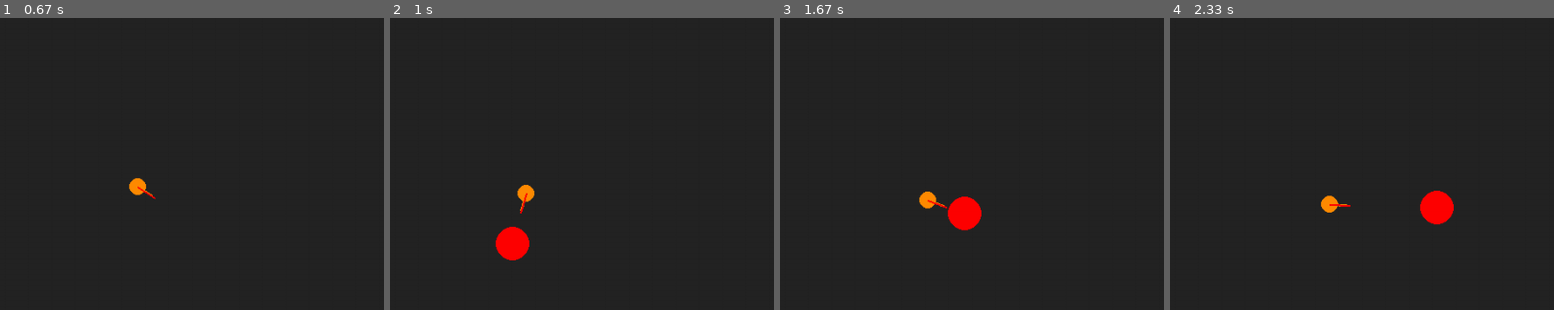
Above: before the commit, frames 1-4 (left to right).
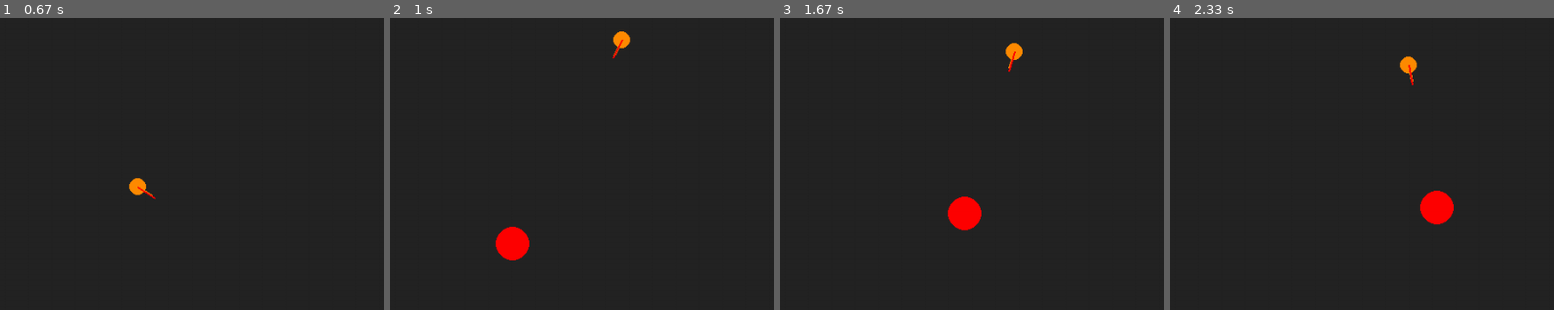
Above: after the commit, the same moments.

Repository: VitruviusTheMighty/Maestro
Game: pygame game, started from portfolio/projects/project-5-flocking/steering_game.py
Two runs of this game, one before a commit and one after it. Both use one fixed random seed, a clock stepped at 60 frames per second and the inputs below.
Inputs (mouse positions are % of the whole screen's width and height, from its top left):
- Up to frame 1 (0.67 s): click (56, 55) at 0.38 s
- Up to frame 2 (1 s): click (21, 39) at 0.72 s
- Up to frame 3 (1.67 s): click (97, 94) at 1.05 s; click (29, 33) at 1.38 s
- Up to frame 4 (2.33 s): click (56, 69) at 1.72 s; click (40, 32) at 2.05 s
The pictures show only the part of the screen within x 5-55%, y 0-50%; the shares and areas given below are measured in that part.

Frame 1 is identical in both runs. In frame 2, 0.5% of the frame differs, in the area x 33-63%, y 4-67%; in frame 3, 0.5%; in frame 4, 0.5%.

Commit message:
steering

Diff:
--- a/portfolio/projects/project-5-flocking/moving_ball_2d.py
+++ b/portfolio/projects/project-5-flocking/moving_ball_2d.py
@@ -12,6 +12,16 @@
 
 from vector import Vector
 
+def getDistance(v1:Vector, v2:Vector) -> float:
+    """
+    Gets the distance between two vectors
+    """
+    distx = (v2.x - v1.x)
+    disty = (v2.y - v1.y)
+
+    return math.sqrt(distx**2) + math.sqrt(disty**2)
+
+
 class MovingBall :
 
     p = Vector(0.0,0.0)
@@ -22,13 +32,11 @@
     v = Vector(0.0, 0.0)
     a = Vector(0.0, 0.0)
 
-
     e = 0.0
 
     speedlimit = Vector(500.0, 500.0)
 
     color = pygame.color.Color('darkgreen')
-
 
     def __init__ (self, x, y, r, m, color, xv, yv):
         self.p = Vector(float(x), float(y))
@@ -38,10 +46,8 @@
         self.v = Vector(float(xv),float(yv))
         self.drawvec = True
 
-
     def set_elasticity (self, e):
         self.e = e
-
 
     def move (self, dt, world):
         total_acceleration = self.a + world.gravity
@@ -49,7 +55,6 @@
         self.clamp_v ()
         self.stop_v ()
         self.p = self.p + (self.v *dt*world.timescale)
-
 
     def collide_edge (self, world):
         width = world.width
@@ -67,7 +72,6 @@
             self.p.y = height-self.r
             self.v.y *= -1
 
-
     def collide_object (self, other):
         """ Check whether there is a collision with another object. If
         so, calculate the impulse j due to the impact and apply
@@ -78,7 +82,6 @@
             j = (-(1+self.e)*self.v.minus(o.v).dot(n))/(n.dot(n)*(1/self.m + 1/o.m))
             self.apply_impulse (j, n)
             o.apply_impulse (-j, n)
-
 
     def collide (self, other):
         """
@@ -99,12 +102,10 @@
         else:
             return None
 
-
     def apply_impulse (self, j, n):
         """ j is the impulse; n the collision normal, i.e. the
         direction along which the impact happens."""
         self.v = self.v + n * (j / self.m)
-
 
     def repair_position (self, rel_pos, other):
         """ If two objects overlap, move them apart so that they are
@@ -122,20 +123,21 @@
             self.p = self.p + (rel_pos*repair*(other.m/(self.m+other.m)))
             other.p = other.p + (rel_pos* -1 * repair*(self.m/(self.m+other.m)))
 
-
     def clamp_v (self):
         """ Reset the velocity in either dimension to the speed limit
         if it should be faster than the speed limit."""
         if self.v.length() > self.speedlimit.length():
             self.v = self.v.normalize() * (self.speedlimit.length())
 
-
     def stop_v (self):
         """ Reset the velocity to 0 if it gets very close. """
-
         if self.v.length() < 5:
             self.v = Vector (0,0)
 
-
     def draw (self, window):
         pygame.draw.circle(window, self.color, (int(self.p.x),int(self.p.y)),self.r)
+
+    def getDistance(self, otherBall) -> float:
+        """Gets the distance between this and another ball"""
+        # assert isinstance(otherBall, type(self))
+        return getDistance(self.p, otherBall.p)
--- a/portfolio/projects/project-5-flocking/steering_ball.py
+++ b/portfolio/projects/project-5-flocking/steering_ball.py
@@ -8,10 +8,29 @@
 
     beak_tip = Vector(0,20)
 
-    speedlimit = Vector(500,500)
+    def __init__ (self, x, y, r, m, color, xv, yv):
+
+        super().__init__(x,y,r,m,color,xv,yv)
+        self.speedlimit = Vector(500,500)
+        self.defaultspeed = self.speedlimit
+        self.fleespeed = Vector(5000,5000)
+
+
+
+    # fleespeed = Vector(1000, 1000)
+
+
 
     # All steering inputs
     steering = []
+
+    # def change_speed(self, mode):
+    #     if mode > 1:
+    #         speedlimit = Vector(1000, 1000)
+    #     else:
+    #         speedlimit
+
+
 
     def draw (self, window):
         # draw the body
@@ -40,8 +59,7 @@
             self.v += s
 
 
-    def seek (self, target, weight):
-
+    def seek (self, target:MovingBall, weight):
         #find difference between my location and target location
         desired_direction = (target.p - self.p).normalize()
         #multiply direction by max speed
@@ -50,3 +68,15 @@
         ## first find the "error" between current velocity and desired velocity, and then multiply that error
         ## by the weight, and then add it to steering inputs
         self.steering += [(desired_velocity - self.v)*weight]
+
+
+
+    def flee(self, target:MovingBall, weight, dt, world):
+        desired_direction = (self.p - target.p).normalize()
+        max_speed = self.speedlimit.length()
+        desired_velocity = desired_direction * max_speed
+        self.steering += [(desired_velocity - self.v)*weight]
+
+        self.move(dt, world)
+
+        self.speedlimit *= 5
--- a/portfolio/projects/project-5-flocking/steering_game.py
+++ b/portfolio/projects/project-5-flocking/steering_game.py
@@ -1,6 +1,5 @@
 ##
-## Author: Kristina Striegnitz
-## Author: John Rieffel
+## Author: Leonardo Ferrisi
 ##
 ## Version: Fall 2022
 ##
@@ -15,6 +14,19 @@
 from steering_ball import SteeringBall
 from moving_ball_2d import MovingBall
 from world import World
+import math
+
+# def getDistance(v1:Vector, v2:Vector) -> float:
+#     """
+#     Gets the distance between two vectors
+#     """
+#     distx = (v2.x - v1.x)
+#     disty = (v2.y - v1.y)
+
+#     return math.sqrt(distx**2) + (math.sqrt(disty**2))
+
+# def getDistance(mb1, mb2):
+
 
 def run_game():
 
@@ -53,6 +65,7 @@
         for event in pygame.event.get():
             if event.type == pygame.QUIT:
                 keepGoing = False
+
 ##            if event.type == pygame.MOUSEBUTTONDOWN:
 ##                mousepos = pygame.mouse.get_pos()
 ##                mousepos = Vector(mousepos[0],mousepos[1])
@@ -69,7 +82,21 @@
         target.collide_edge (world)
 
         c.steering = []
-        c.seek (target, 1.0/30)
+
+        # have a distance based method
+
+
+        print(f"Distance: {target.getDistance(c)}. Target: {target.p}, Ball: {c.p}")
+
+        dist_thres = 200.0
+
+        if target.getDistance(c) > dist_thres:
+            c.seek (target, 1.0/30)
+            c.speedlimit = c.defaultspeed
+        else:
+            c.flee(target, 1.0/30, dt, world)
+            c.speedlimit = c.fleespeed * math.sqrt((target.getDistance(c) - dist_thres)**2) #TODO: make relative to distance
+
 
         c.apply_steering()
         c.move(dt, world)
